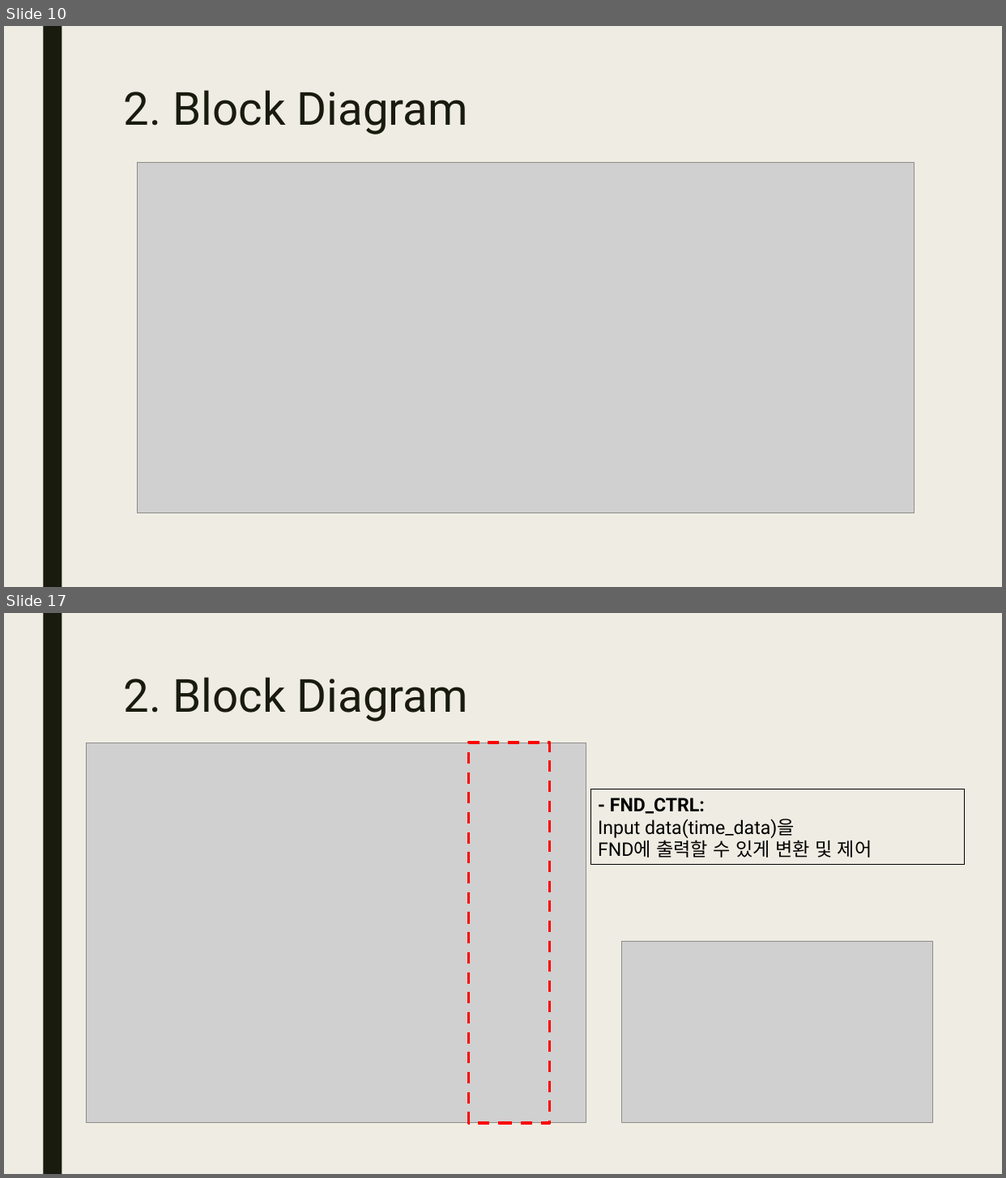
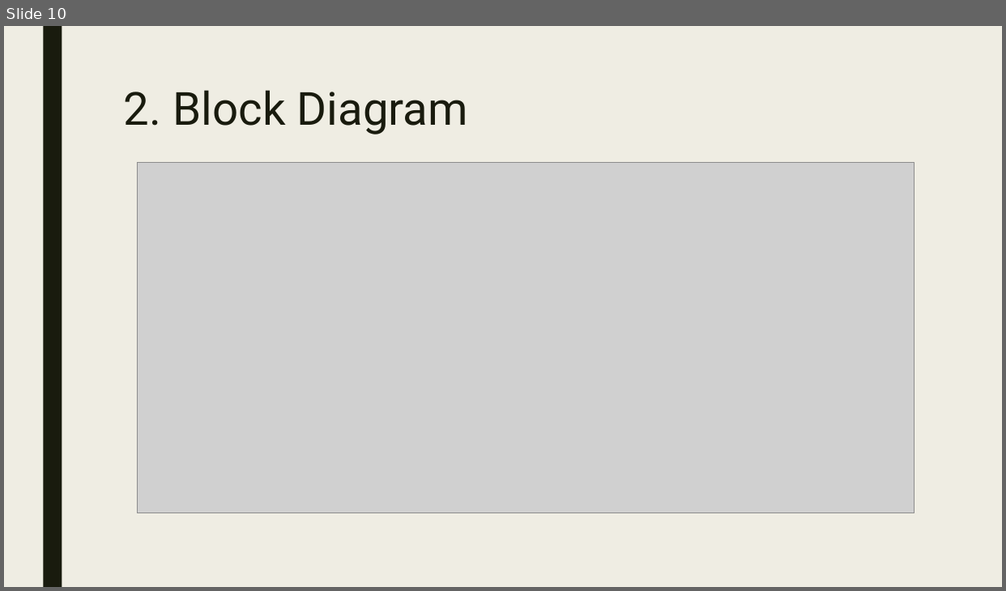
Before and after one commit to JunHyoung0608/Verilog_2026_Project, a slide deck: L01_uart_stopwatch_watch/이준형_stopwatch_watch_rev1.pptx. Shown one above the other, each under a label of ours: slides 10 and 17 before the commit, slide 10 after it; the slides between them are not shown. The pictures are 1006x1178 and 1006x591 pixels, drawn with LibreOffice and Linux fonts; fonts in the diff are those of the drawing; grey boxes stand for pictures. Boxes give left, top, right and bottom in pixels: in the first picture for what was removed or moved away, otherwise in the second. Text is boxed around its words. In the diff, an @@ line names an element or a change of style, - is before the commit and + after.

```diff
--- a/L01_uart_stopwatch_watch/이준형_stopwatch_watch_rev1.pptx
+++ b/L01_uart_stopwatch_watch/이준형_stopwatch_watch_rev1.pptx
@@ slide 17 removed at bbox=[4, 613, 1002, 1174], background #EFEDE3; not listed: 1 template element that a slide beside it also shows @@
@@ title removed at bbox=[124, 677, 468, 722] @@
-2. Block Diagram
@@ picture removed at bbox=[87, 743, 586, 1122] @@
@@ rectangle removed at bbox=[469, 743, 550, 1122] @@
@@ rectangle removed at bbox=[591, 790, 965, 865] @@
-- FND_CTRL:
-Input data(time_data)을
-FND에 출력할 수 있게 변환 및 제어
@@ picture removed at bbox=[622, 942, 934, 1123] @@
```
Also in this commit, not shown: 1 slide changed, 12 slides added, 36 other slides removed, 4 other files.
